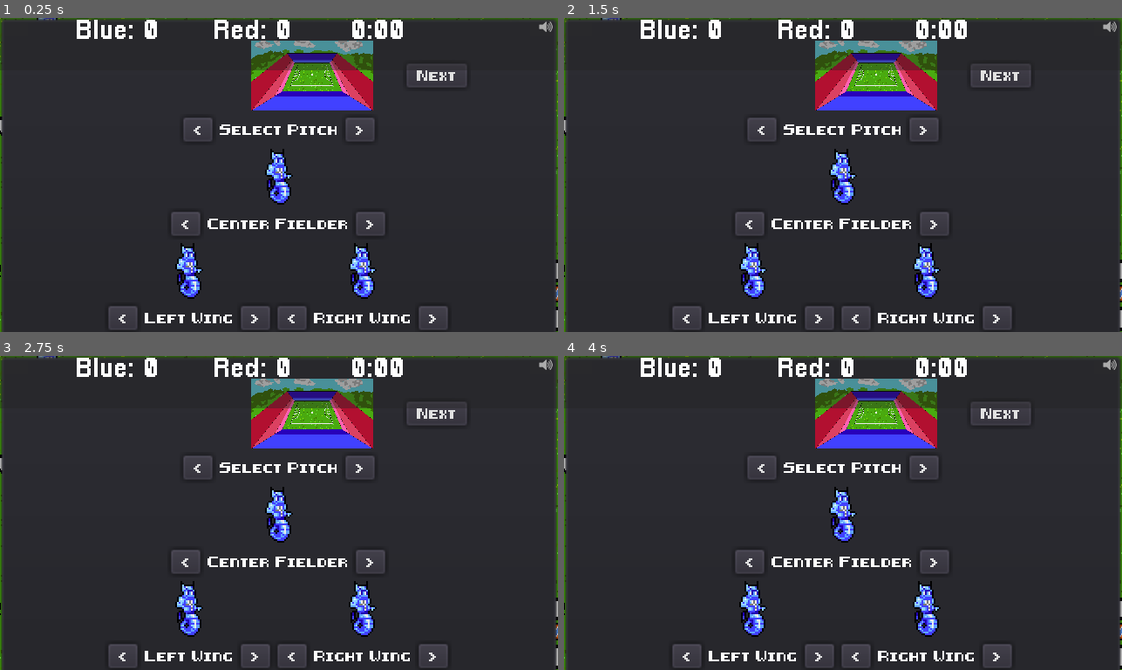
Above: before the commit, frames 1-4 (two rows, left to right).
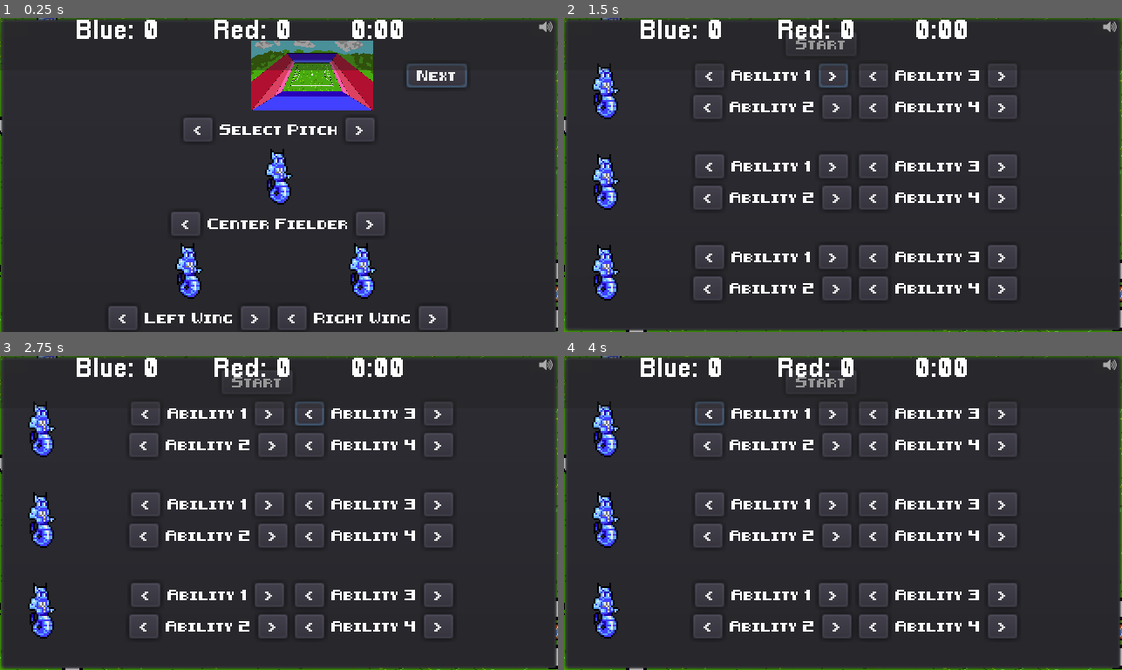
Above: after the commit, the same moments.

Repository: gamkedo-la/Elementaball
Game: Godot game, scene res://Node2D.tscn
Two runs of this game, one before a commit and one after it. Both use one fixed random seed, a clock stepped at 60 frames per second and the inputs below.
Inputs:
- Up to frame 1 (0.25 s): no input
- Up to frame 2 (1.5 s): tap Enter at 0.5 s; hold Right (ui_right) 0.53-1.28 s; tap Q (ui_next_player) at 0.6 s; tap Space at 1.25 s; hold Down (ui_down) from 1.28 s (still down); tap T (time_hack) at 1.35 s
- Up to frame 3 (2.75 s): tap Q (ui_next_player) at 1.55, 2.1 s; tap Enter at 2 s; release Down (ui_down) at 2.03 s; hold Right (ui_right) from 2.03 s (still down)
- Up to frame 4 (4 s): tap Space at 2.75 s; release Right (ui_right) at 2.78 s; hold Up (ui_up) 2.78-3.53 s; tap Q (ui_next_player) at 2.85, 3.8 s; tap Enter at 3.5 s; hold Left (ui_left) from 3.53 s (still down); hold T (time_hack) from 3.53 s (still down)

The runs differ from the first frame. In frame 1, less than 0.1% of the frame differs, in the area x 72-84%, y 16-23%; in frame 2, 16%; in frame 3, 16%; in frame 4, 16%, in the area x 0-100%, y 6-100%.

Commit message:
Enabled controller support for menus, passing

Diff:
--- /dev/null
+++ b/AbilityMenuPopup.gd
@@ -0,0 +1,4 @@
+extends PopupPanel
+
+
+export var closeButton : NodePath
--- a/Field and Equipment/Ball.gd
+++ b/Field and Equipment/Ball.gd
@@ -239,8 +239,8 @@
 		if player.position.distance_to(kicker.position) < mateDistance:
 			mateDistance = player.position.distance_to(kicker.position)
 			nearestMate = player
-
-	print(nearestMate.name)
+	if nearestMate == null:
+		nearestMate = kicker.myGoal
 	var rng = RandomNumberGenerator.new()
 	rng.randomize()
 	SceneController.emit_signal("inPossession", null)
--- a/Node2D.tscn
+++ b/Node2D.tscn
@@ -21,6 +21,7 @@
 [ext_resource path="res://Abilities/Blocks/thorn_wall.tres" type="Resource" id=19]
 [ext_resource path="res://Abilities/Blocks/wall_of_flames.tres" type="Resource" id=20]
 [ext_resource path="res://EndCondition.gd" type="Script" id=21]
+[ext_resource path="res://AbilityMenuPopup.gd" type="Script" id=22]
 
 [sub_resource type="AnimationNodeStateMachinePlayback" id=1]
 
@@ -157,6 +158,7 @@
 z_index = 3
 frames = SubResource( 8 )
 animation = "water ball"
+frame = 2
 playing = true
 script = ExtResource( 16 )
 
@@ -366,6 +368,12 @@
 
 [node name="PlayerSelectMenu" parent="GUICanvasLayer" instance=ExtResource( 17 )]
 visible = false
+closeButton = NodePath("SelectionMenuPopup/SelectionMenuContainer/MarginContainer3/TopRowContainer/CloseButton")
+startButton = NodePath("AbilityMenuPopup/MarginContainer/SelectionMenuContainer/Top Margin/StartButton")
+
+[node name="AbilityMenuPopup" parent="GUICanvasLayer/PlayerSelectMenu" index="1"]
+script = ExtResource( 22 )
+closeButton = NodePath("MarginContainer/SelectionMenuContainer/Top Margin/StartButton")
 
 [node name="EndCondition" parent="GUICanvasLayer/PlayerSelectMenu/EndGameMenuPopup/MarginContainer/SelectionMenuContainer/MarginContainer/HBoxContainer/VBoxContainer" index="0"]
 script = ExtResource( 21 )
@@ -462,6 +470,7 @@
 [connection signal="body_exited" from="Enemy2/InterceptArea" to="Enemy2" method="_on_InterceptArea_body_exited"]
 [connection signal="body_entered" from="Boundary Line" to="Ball" method="_on_Boundary_Line_body_entered"]
 [connection signal="body_exited" from="Boundary Line" to="Ball" method="_on_Boundary_Line_body_exited"]
+[connection signal="about_to_show" from="GUICanvasLayer/PlayerSelectMenu/AbilityMenuPopup" to="GUICanvasLayer/PlayerSelectMenu/AbilityMenuPopup" method="_on_AbilityMenuPopup_about_to_show"]
 [connection signal="pressed" from="GUICanvasLayer/PlayerSelectMenu/AbilityMenuPopup/MarginContainer/SelectionMenuContainer/Top Margin/StartButton" to="GUICanvasLayer/ScoreBoard/HBoxContainer/Timer" method="_on_StartButton_pressed"]
 [connection signal="change" from="GUICanvasLayer/PlayerSelectMenu/AbilityMenuPopup/MarginContainer/SelectionMenuContainer/HBoxContainer/PlayersContainer/CenterField/MarginContainer/CenterAbilitySelect/VBoxContainer2/Ability1" to="Player" method="_on_Ability1_change"]
 [connection signal="change" from="GUICanvasLayer/PlayerSelectMenu/AbilityMenuPopup/MarginContainer/SelectionMenuContainer/HBoxContainer/PlayersContainer/CenterField/MarginContainer/CenterAbilitySelect/VBoxContainer2/Ability2" to="Player" method="_on_Ability2_change"]
--- a/Players/AIPlayer.gd
+++ b/Players/AIPlayer.gd
@@ -245,10 +245,11 @@
 		if "PlayerRight" in defenseZone.name or "EnemyLeft" in defenseZone.name:
 			randomDistanceY = -randomDistanceY
 	if ball.playerInPossession:
+		var myPosX = ball.playerInPossession.position.x
 		if go2Secondary:
-			destination = Vector2((ball.playerInPossession.position.x + goal2Ball/2)*leftOrRight, myGoal.position.y)
+			destination = Vector2((myPosX + goal2Ball/2)*leftOrRight, myGoal.position.y)
 		else:
-			destination = Vector2((ball.playerInPossession.position.x + goal2Ball/10)*leftOrRight, myZoneY)
+			destination = Vector2((myPosX + goal2Ball/10)*leftOrRight, myZoneY)
 
 		if check_for_interceptor():
 			var newDestination = (self.position - ball.position).normalized()
--- a/Scene Controller.gd
+++ b/Scene Controller.gd
@@ -39,11 +39,14 @@
 		get_tree().quit()
 
 	if Input.is_action_just_pressed("ui_next_player"):
-		playerTeam = get_tree().get_nodes_in_group("player_team")
-		playerIndex += 1
-		if playerIndex > 2:
-			playerIndex = 0
-		emit_signal("controlling", playerTeam[playerIndex])
+		next_player()
+
+func next_player():
+	playerTeam = get_tree().get_nodes_in_group("player_team")
+	playerIndex += 1
+	if playerIndex > 2:
+		playerIndex = 0
+	emit_signal("controlling", playerTeam[playerIndex])
 
 func possession_control(player):
 	if player in playerTeam:
--- a/UI/Player Select Menu/EndGameMenuPopup.gd
+++ b/UI/Player Select Menu/EndGameMenuPopup.gd
@@ -1,6 +1,9 @@
 extends PopupPanel
 
 
+func _ready():
+	# warning-ignore:return_value_discarded
+	SceneController.connect("allKO",self,"_on_Timer_gameOver")
 
 func _on_Timer_gameOver(_winOrLose):
 	get_tree().paused = true
--- a/UI/Player Select Menu/PlayerSelectMenu.gd
+++ b/UI/Player Select Menu/PlayerSelectMenu.gd
@@ -2,6 +2,9 @@
 
 export(Array, Resource) var selectablePlayers
 export(Array, Resource) var selectablePitches
+
+export var closeButton : NodePath
+export var startButton : NodePath
 
 var pitchIndex = 0
 var centerIndex = 0
@@ -33,6 +36,7 @@
 func _ready():
 	get_tree().paused = true
 	$SelectionMenuPopup.show()
+	get_node(closeButton).grab_focus()
 	centerPlayer.starting_stats = selectablePlayers[centerIndex]
 	centerPlayer.initialize_stats(centerPlayer.starting_stats)
 	rightPlayer.starting_stats = selectablePlayers[rightIndex]
@@ -91,6 +95,7 @@
 func _on_CloseButton_pressed():
 	$SelectionMenuPopup.hide()
 	$AbilityMenuPopup.show()
+	get_node(startButton).grab_focus()
 
 func _on_StartButton_pressed():
 	$AbilityMenuPopup.hide()
--- a/UI/health_bar.gd
+++ b/UI/health_bar.gd
@@ -18,11 +18,13 @@
 	if value < healthbar.max_value * 0.35:
 		healthbar.texture_progress = barRed
 	if value <= 0:
-		if get_parent() == get_node("../../Ball").playerInPossession:
-			SceneController.emit_signal("inPossession", null)
 		if get_parent().is_in_group("player_team"):
 			SceneController.emit_signal("knockout", "blue")
 		else:
 			SceneController.emit_signal("knockout", "red")
+		if get_parent() == get_node("../../Ball").playerInPossession:
+			SceneController.emit_signal("inPossession", null)
+		if get_parent().controlling:
+			SceneController.next_player()
 		get_parent().call_deferred("free")
 	healthbar.value = value
--- a/project.godot
+++ b/project.godot
@@ -138,6 +138,7 @@
 ui_pass={
 "deadzone": 0.5,
 "events": [ Object(InputEventKey,"resource_local_to_scene":false,"resource_name":"","device":0,"alt":false,"shift":false,"control":false,"meta":false,"command":false,"pressed":false,"scancode":69,"unicode":0,"echo":false,"script":null)
+, Object(InputEventJoypadButton,"resource_local_to_scene":false,"resource_name":"","device":0,"button_index":1,"pressure":0.0,"pressed":false,"script":null)
  ]
 }
 pause={
Not shown: 2 places in Node2D.tscn that only renumber resources
